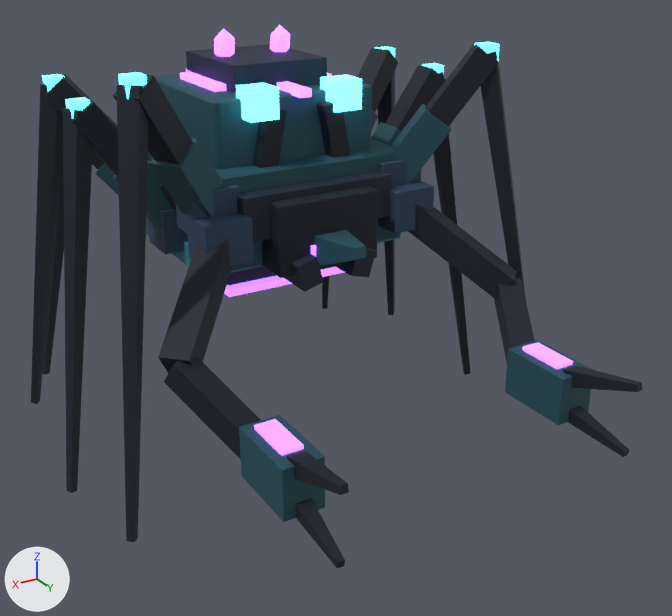
The glTF model public/models/pets/abyssal-maja.glb: old version first, new version second.
Before and after are seen from a 50 mm lens placed at (1.0, 1.99, 1.255), pointed at (-0.039, 0.26, 0.39). Lighting does not change. The marker at lower left points along +X, +Y and +Z. The older version comes first. Where no turn or scale is listed for an object, it has been applied to the vertices. Vertices at exactly the same position are counted once.

Objects in the first picture: 'arm.L', 'arm.R', 'body', 'head', 'leg.BL', 'leg.BR', 'leg.FL', 'leg.FR'.
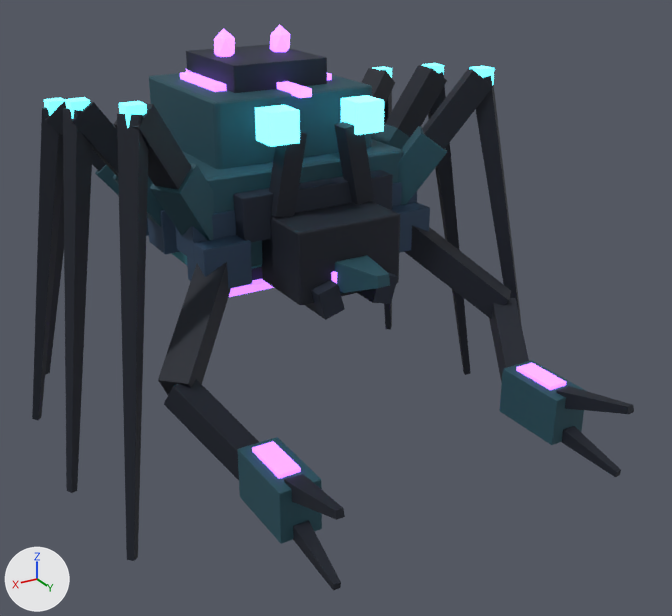
The newer file is also turned or shifted as a whole; pictures and numbers use the older file's frame.

What differs and where, as boxes [x1, y1, x2, y2] in the pictures (672 x 616 px):
'arm.L', moved: before [158, 212, 349, 568]; after [158, 235, 345, 590]
'head', moved: before [236, 74, 378, 292]; after [255, 95, 400, 320]
'arm.R', moved: before [378, 181, 643, 457]; after [392, 202, 634, 477]
'leg.FL', moved: before [113, 72, 241, 542]; after [114, 101, 236, 561]
'leg.FR', moved: before [379, 42, 526, 299]; after [392, 66, 522, 326]
'leg.BL', moved: before [31, 74, 153, 404]; after [32, 98, 149, 420]
'leg.BR', moved: before [357, 46, 398, 315]; after [361, 66, 395, 330]

Patch to the scene script:
```diff
--- a/public/models/pets/abyssal-maja.glb.py
+++ b/public/models/pets/abyssal-maja.glb.py
@@ me_arm_l @@
 # used by ob_arm_l; location = (0.237, 0.237, 0.605)
-me_arm_l.from_pydata(...)  # 212 vertices, 396 faces; spans x -0.055..0.218, y -0.049..0.678, z -0.372..0.049
+me_arm_l.from_pydata(...)  # 212 vertices, 396 faces; spans x -0.055..0.218, y -0.062..0.665, z -0.427..-0.006
+# me_arm_l part 1: the whole mesh is moved by (0.0, -0.013, -0.055)
 me_arm_l.materials.append(mat_blk_28405a)
@@ me_arm_r @@
 # used by ob_arm_r; location = (-0.237, 0.237, 0.605)
-me_arm_r.from_pydata(...)  # 212 vertices, 396 faces; spans x -0.218..0.055, y -0.049..0.678, z -0.372..0.049
+me_arm_r.from_pydata(...)  # 212 vertices, 396 faces; spans x -0.218..0.055, y -0.062..0.665, z -0.427..-0.006
+# me_arm_r part 2: the whole mesh is moved by (0.0, -0.013, -0.055)
 me_arm_r.materials.append(mat_blk_28405a)
@@ me_head @@
 # used by ob_head; location = (0.0, 0.182, 0.587)
-me_head.from_pydata(...)  # 296 vertices, 556 faces; spans x -0.139..0.139, y -0.066..0.245, z -0.106..0.317
+me_head.from_pydata(...)  # 296 vertices, 556 faces; spans x -0.139..0.139, y 0.024..0.334, z -0.139..0.284
+# me_head part 3: the whole mesh is moved by (0.0, 0.09, -0.033)
 me_head.materials.append(mat_blk_0d1524)
@@ me_leg_bl @@
 # used by ob_leg_bl; location = (0.246, -0.091, 0.642)
-me_leg_bl.from_pydata(...)  # 136 vertices, 252 faces; spans x -0.055..0.331, y -0.194..0.05, z -0.586..0.266
+me_leg_bl.from_pydata(...)  # 136 vertices, 252 faces; spans x -0.055..0.331, y -0.207..0.038, z -0.641..0.211
+# me_leg_bl part 4: the whole mesh is moved by (0.0, -0.013, -0.055)
 me_leg_bl.materials.append(mat_blk_28405a)
@@ me_leg_br @@
 # used by ob_leg_br; location = (-0.246, -0.091, 0.642)
-me_leg_br.from_pydata(...)  # 136 vertices, 252 faces; spans x -0.331..0.055, y -0.194..0.05, z -0.586..0.266
+me_leg_br.from_pydata(...)  # 136 vertices, 252 faces; spans x -0.331..0.055, y -0.207..0.038, z -0.641..0.211
+# me_leg_br part 5: the whole mesh is moved by (0.0, -0.013, -0.055)
 me_leg_br.materials.append(mat_blk_28405a)
@@ me_leg_fl @@
 # used by ob_leg_fl; location = (0.237, 0.182, 0.66)
-me_leg_fl.from_pydata(...)  # 136 vertices, 252 faces; spans x -0.055..0.322, y -0.05..0.249, z -0.604..0.312
+me_leg_fl.from_pydata(...)  # 136 vertices, 252 faces; spans x -0.055..0.322, y -0.063..0.236, z -0.659..0.257
+# me_leg_fl part 6: the whole mesh is moved by (0.0, -0.013, -0.055)
 me_leg_fl.materials.append(mat_blk_28405a)
@@ me_leg_fr @@
 # used by ob_leg_fr; location = (-0.237, 0.182, 0.66)
-me_leg_fr.from_pydata(...)  # 136 vertices, 252 faces; spans x -0.322..0.055, y -0.05..0.249, z -0.604..0.312
+me_leg_fr.from_pydata(...)  # 136 vertices, 252 faces; spans x -0.322..0.055, y -0.063..0.236, z -0.659..0.257
+# me_leg_fr part 7: the whole mesh is moved by (0.0, -0.013, -0.055)
 me_leg_fr.materials.append(mat_blk_28405a)
```
